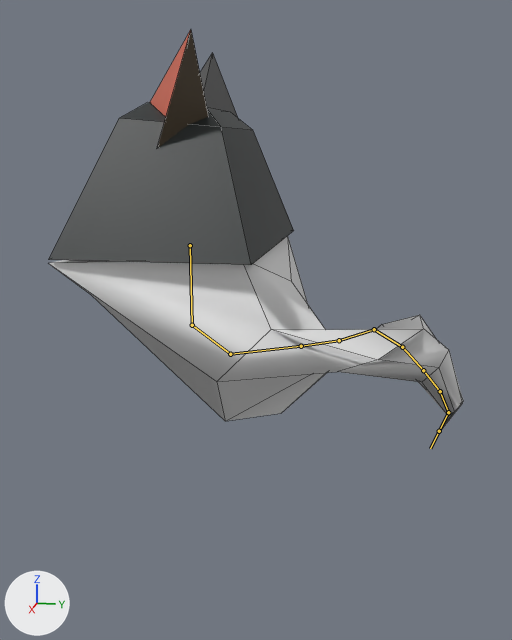
One commit to the FBX model Olafs Room Adventures/Assets/Scenes/Level3/CatGenie/CatGenieSkelett.fbx: the scene before it, then after it.
Before and after are seen from a camera (50 mm lens) standing at (7.41, 4.63, 5.42) and looking at (-0.88, 2.97, 3.35). The lights are fixed; the arrows at lower left show +X, +Y and +Z. Both versions are drawn at frame 15 of the action 'Armature|Wiggle1'; the numbers are the values there. The bones that bend it are drawn over the model as lines. Mesh edges are drawn as thin lines.

The first picture shows 'Body', 'Ear1', 'Ear2', 'Head'.
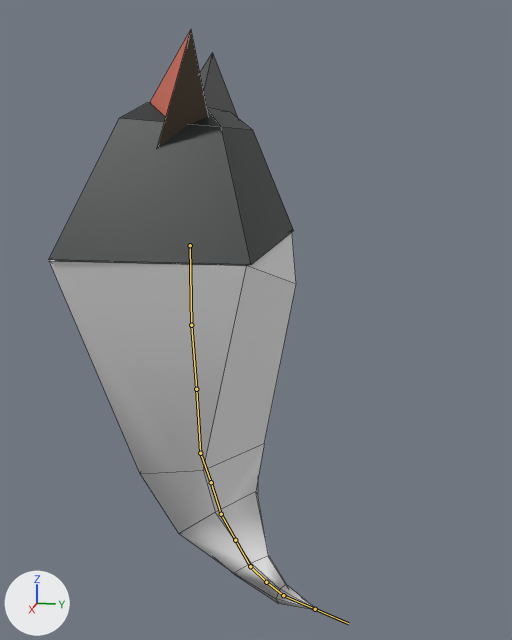
Where the change shows, as pixel boxes (x1, y1, x2, y2) in the pictures (512 x 640 px):
'Body', posed (35% narrower, 93% taller): before (49, 236, 463, 431); after (49, 233, 318, 611)
bone 'Bone.001', root to tip: before (192, 325) to (230, 354); after (191, 325) to (196, 389)
bone 'Bone.006', root to tip: before (230, 354) to (301, 346); after (196, 389) to (200, 453)
bone 'Bone.002', root to tip: before (301, 346) to (339, 340); after (200, 453) to (211, 482)
bone 'Bone.007', root to tip: before (339, 340) to (374, 329); after (211, 482) to (221, 514)
bone 'Bone.003', root to tip: before (374, 329) to (402, 347); after (221, 514) to (235, 540)
bone 'Bone.008', root to tip: before (402, 347) to (423, 370); after (235, 540) to (250, 566)
bone 'Bone.004', root to tip: before (423, 370) to (440, 391); after (250, 566) to (266, 582)
bone 'Bone.009', root to tip: before (440, 391) to (448, 412); after (266, 582) to (283, 595)
bone 'Bone.005', root to tip: before (448, 412) to (439, 431); after (283, 595) to (315, 609)

The change in detail:
Bone 'Bone.001' (bone_bone_001) turns from (-57, 27, 49) to (-13, 14, -5) degrees about its own x, y and z.
Bone 'Bone.006' (bone_bone_006) turns from (-42, 3, -11) to (-2, 3, 6) degrees about its own x, y and z.
Bone 'Bone.002' (bone_bone_002) turns from (-10, 1, -13) to (-16, -5, -8) degrees about its own x, y and z.
Bone 'Bone.007' (bone_bone_007) turns from (-18, 34, -21) to (-5, 2, 13) degrees about its own x, y and z.
Bone 'Bone.003' (bone_bone_003) turns from (62, 2, 34) to (-5, -10, 10) degrees about its own x, y and z.
Bone 'Bone.008' (bone_bone_008) turns from (18, 6, 1) to (2, 1, -6) degrees about its own x, y and z.
Bone 'Bone.004' (bone_bone_004) turns from (17, 28, 7) to (-9, 5, 5) degrees about its own x, y and z.
Bone 'Bone.009' (bone_bone_009) turns from (30, 36, 18) to (-7, -11, 5) degrees about its own x, y and z.
Bone 'Bone.005' (bone_bone_005) turns from (45, -1, 30) to (2, 3, 0) degrees about its own x, y and z.
